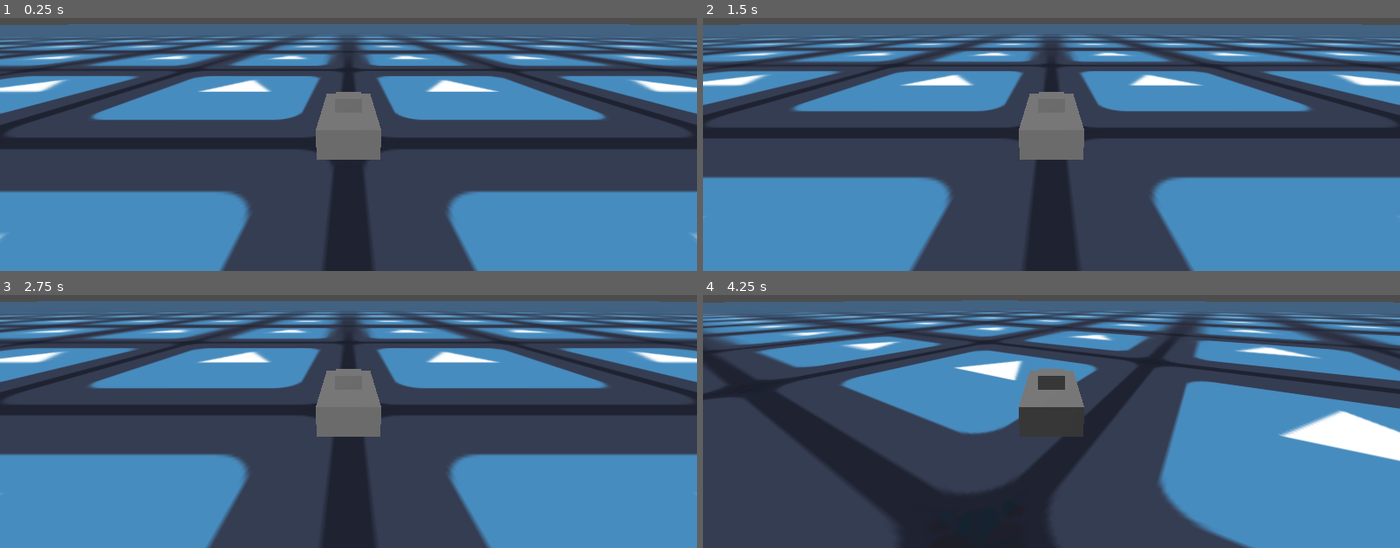
Above: before the commit, frames 1-4 (two rows, left to right).
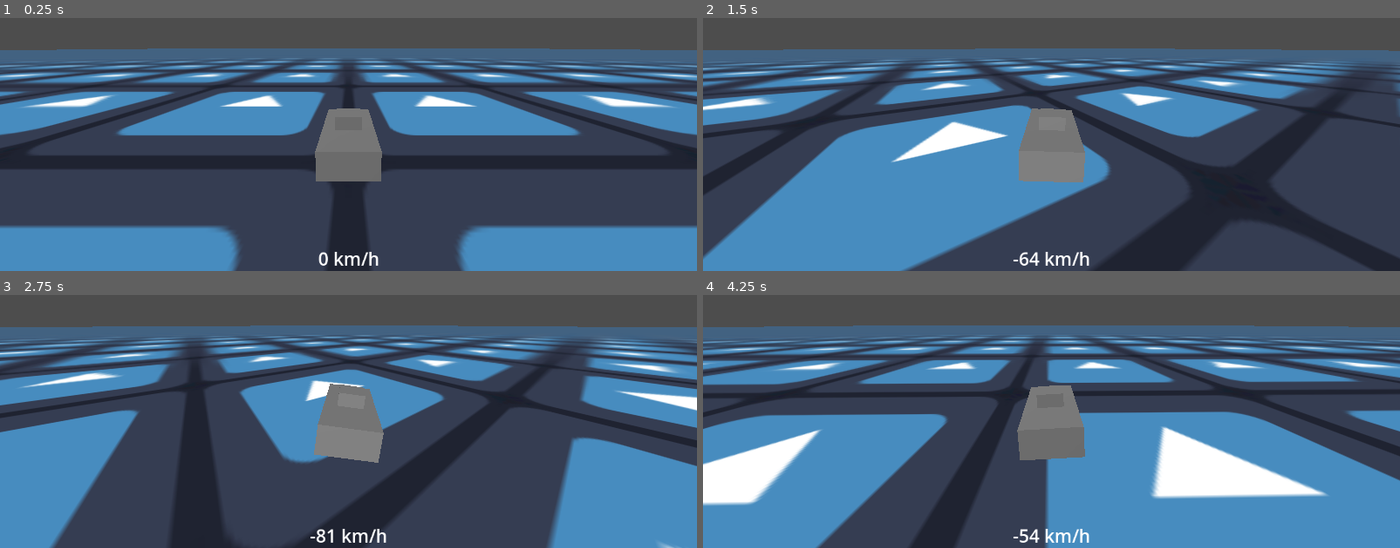
Above: after the commit, the same moments.

Repository: McPalm/formula-rogue
Game: Godot game, scene res://test/testing.tscn
Two runs of this game, one before a commit and one after it. Both use one fixed random seed, a clock stepped at 60 frames per second and the inputs below. The engine's default icon, where the game draws it, is replaced by a stand-in: a white triangle on a blue panel in a dark square.
Inputs:
- Up to frame 1 (0.25 s): no input
- Up to frame 2 (1.5 s): hold D (right) 0.53-1.28 s; hold S (break) 0.53-1.28 s; hold A (left) from 1.28 s (still down); tap S (break) at 1.35 s
- Up to frame 3 (2.75 s): release A (left) at 2.03 s; hold D (right) from 2.03 s (still down); hold S (break) from 2.03 s (still down)
- Up to frame 4 (4.25 s): release D (right) at 2.78 s; release S (break) at 2.78 s; hold W (accelerate) 2.78-3.53 s; tap S (break) at 2.85 s; hold A (left) from 3.53 s (still down); hold S (break) from 3.53 s (still down)

The runs differ from the first frame. In frame 1, 53% of the frame differs, in the area x 0-100%, y 2-100%; in frame 2, 64%; in frame 3, 59%; in frame 4, 70%.

Commit message:
Changed the car to be a rigidbody ball.

Diff:
--- a/game/awesome_car/awesome_car.gd
+++ b/game/awesome_car/awesome_car.gd
@@ -1,35 +1,34 @@
-extends CharacterBody3D
+## Based on https://www.youtube.com/watch?v=tksVdsr02yQ&ab_channel=Ragdev
+extends Node3D
+
+@onready var body:RigidBody3D = $RigidBody3D
+@onready var model:Node3D = $MeshInstance3D
+
+@export var acceleration:float
+@export var turn_speed:float = 5.0
+@export var grip = 3.0
 
 
-@export var max_speed = 100.0
-@export var acceleration = 1.0
-@export var break_force = 2.0
+var drift = 0.0
+var speed = 0.0
 
-var current_speed = 0.0
+func _physics_process(_delta: float) -> void:
+	global_position = body.global_position
+	var input_force = Input.get_axis("break", "accelerate") * acceleration
+	body.apply_central_force(model.global_basis * Vector3.FORWARD * input_force)
+	var relative_velocity = body.linear_velocity * global_basis
+	drift = relative_velocity.x
+	speed = -relative_velocity.z
+	body.apply_central_force(model.global_basis * Vector3.LEFT * drift * grip)
+	if body.linear_velocity.length_squared() > .5:
+		_rotate_car(_delta)
 
-func _physics_process(delta: float) -> void:
-	# Add the gravity.
-	velocity += get_gravity() * delta
-
-	var friction = 0.001
-	var grip = lerp(0.3, 1.0, (max_speed - current_speed) / max_speed)
-	# Get the input direction and handle the movement/deceleration.
-	# As good practice, you should replace UI actions with custom gameplay actions.
-	if Input.is_action_pressed("accelerate"):
-		var real_acceleration = acceleration * (max_speed - current_speed) / max_speed
-		current_speed = move_toward(current_speed, max_speed, real_acceleration)
-	elif Input.is_action_pressed("break"):
-		var real_break_force = break_force * (max_speed - current_speed) / max_speed
-		current_speed = move_toward(current_speed, 0.0, real_break_force)
-	else:
-		current_speed = move_toward(current_speed, 0, acceleration / 5.0)
-
-	current_speed *= 1.0 - friction
-	var turning = Input.get_axis("left", "right")
-	rotate_y(-turning * delta * current_speed / 10.0 * grip)
-
-	var direction := transform.basis * Vector3.FORWARD
-	velocity.x = direction.x * current_speed
-	velocity.z = direction.z * current_speed
-
-	move_and_slide()
+func _rotate_car(_delta:float) -> void:
+	var turn_axis = Input.get_axis("left", "right")
+	## Turn based on input
+	var new_basis = global_basis.rotated(global_transform.basis.y, -turn_axis)
+	global_basis = global_basis.slerp(new_basis, turn_speed * _delta)
+	global_transform = global_transform.orthonormalized()
+	## tilt car
+	var t = -drift / 27
+	model.rotation.z = lerp(model.rotation.z, t, 10 * _delta)
--- a/game/awesome_car/awesome_car.tscn
+++ b/game/awesome_car/awesome_car.tscn
@@ -1,20 +1,18 @@
 [gd_scene load_steps=5 format=3 uid="uid://bb6brj2g75xu7"]
 
 [ext_resource type="Script" uid="uid://dowegdgsahh22" path="res://game/awesome_car/awesome_car.gd" id="1_ig06s"]
-
-[sub_resource type="BoxShape3D" id="BoxShape3D_77knn"]
-size = Vector3(2, 1, 4)
 
 [sub_resource type="BoxMesh" id="BoxMesh_ig06s"]
 size = Vector3(2, 1, 4)
 
 [sub_resource type="BoxMesh" id="BoxMesh_mbcx5"]
 
-[node name="AwesomeCar" type="CharacterBody3D"]
+[sub_resource type="SphereShape3D" id="SphereShape3D_ghkvk"]
+radius = 1.1204721
+
+[node name="AwesomeCar" type="Node3D"]
 script = ExtResource("1_ig06s")
-
-[node name="CollisionShape3D" type="CollisionShape3D" parent="."]
-shape = SubResource("BoxShape3D_77knn")
+acceleration = 50.0
 
 [node name="MeshInstance3D" type="MeshInstance3D" parent="."]
 mesh = SubResource("BoxMesh_ig06s")
@@ -22,3 +20,13 @@
 [node name="MeshInstance3D" type="MeshInstance3D" parent="MeshInstance3D"]
 transform = Transform3D(1, 0, 0, 0, 1, 0, 0, 0, 1, 0, 0.518662, 0)
 mesh = SubResource("BoxMesh_mbcx5")
+
+[node name="RigidBody3D" type="RigidBody3D" parent="."]
+physics_interpolation_mode = 1
+top_level = true
+can_sleep = false
+linear_damp = 1.0
+angular_damp = 1.0
+
+[node name="CollisionShape3D" type="CollisionShape3D" parent="RigidBody3D"]
+shape = SubResource("SphereShape3D_ghkvk")
--- a/test/testing.tscn
+++ b/test/testing.tscn
@@ -14,16 +14,25 @@
 
 [sub_resource type="WorldBoundaryShape3D" id="WorldBoundaryShape3D_jn4p2"]
 
+[sub_resource type="LabelSettings" id="LabelSettings_yfehe"]
+font_size = 30
+
+[sub_resource type="GDScript" id="GDScript_yfehe"]
+script/source = "extends Label
+
+
+# Called when the node enters the scene tree for the first time.
+func _ready() -> void:
+	pass # Replace with function body.
+
+
+# Called every frame. 'delta' is the elapsed time since the previous frame.
+func _process(_delta: float) -> void:
+	text = \"%d km/h\" % ($\"../../AwesomeCar\".speed * 3.6)
+
+"
+
 [node name="Testing" type="Node3D"]
-
-[node name="AwesomeCar" parent="." instance=ExtResource("1_co24e")]
-transform = Transform3D(1, 0, 0, 0, 1, 0, 0, 0, 1, 0, 1.2295687, 0)
-
-[node name="CameraPivot" type="Node3D" parent="AwesomeCar"]
-transform = Transform3D(1, 0, 0, 0, 0.92730147, 0.3743153, 0, -0.3743153, 0.92730147, 0, 0, 0)
-
-[node name="Camera3D" type="Camera3D" parent="AwesomeCar/CameraPivot"]
-transform = Transform3D(1, 0, 0, 0, 0.9848077, -0.17364818, 0, 0.17364818, 0.9848077, 0, 0, 10)
 
 [node name="MeshInstance3D" type="MeshInstance3D" parent="."]
 mesh = SubResource("PlaneMesh_lc7k4")
@@ -37,3 +46,28 @@
 transform = Transform3D(0.6523233, 0.47845626, -0.5878383, 0, 0.77557284, 0.6312581, 0.7579408, -0.41178435, 0.5059242, 0, 0, 0)
 
 [node name="WorldEnvironment" type="WorldEnvironment" parent="."]
+
+[node name="AwesomeCar" parent="." instance=ExtResource("1_co24e")]
+transform = Transform3D(1, 0, 0, 0, 1, 0, 0, 0, 1, -0.15702057, 0.5, -3.2108502)
+turn_speed = 1.0
+
+[node name="Camera3D" type="Camera3D" parent="AwesomeCar"]
+transform = Transform3D(1, 0, 0, 0, 0.9890159, 0.1478094, 0, -0.1478094, 0.9890159, 0, 3.619, 7.415)
+fov = 90.6
+
+[node name="CanvasLayer" type="CanvasLayer" parent="."]
+
+[node name="Speedometer" type="Label" parent="CanvasLayer"]
+anchors_preset = -1
+anchor_left = 0.5
+anchor_top = 1.0
+anchor_right = 0.5
+anchor_bottom = 1.0
+offset_left = -20.0
+offset_top = -23.0
+offset_right = 20.0
+grow_horizontal = 2
+grow_vertical = 0
+text = "0 km/h"
+label_settings = SubResource("LabelSettings_yfehe")
+script = SubResource("GDScript_yfehe")
Not shown: 1 places in test/testing.tscn that only renumber resources
